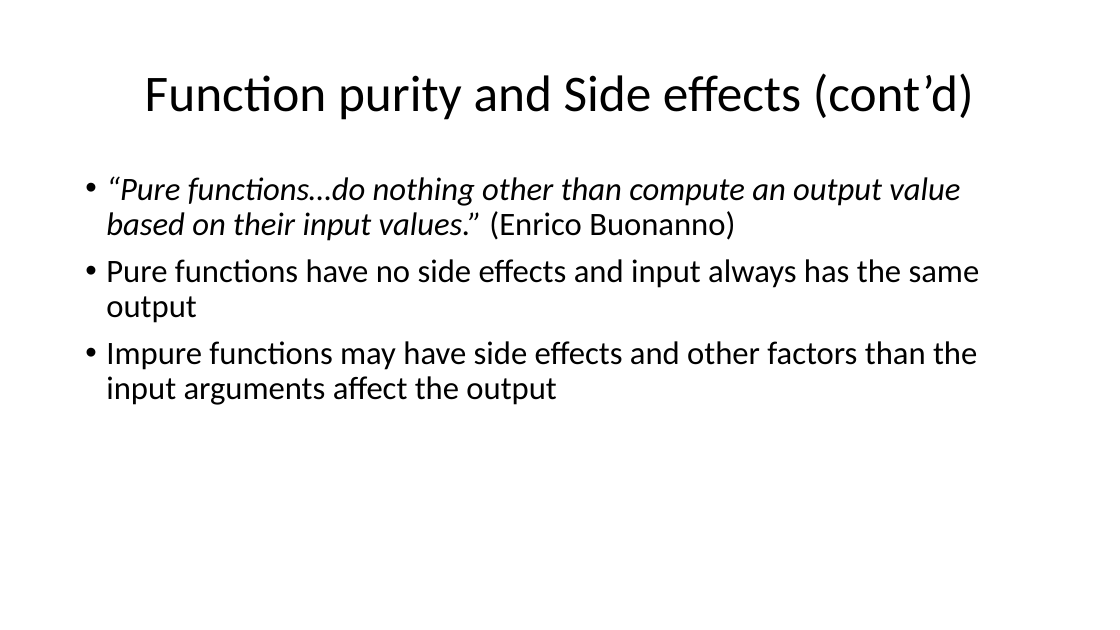
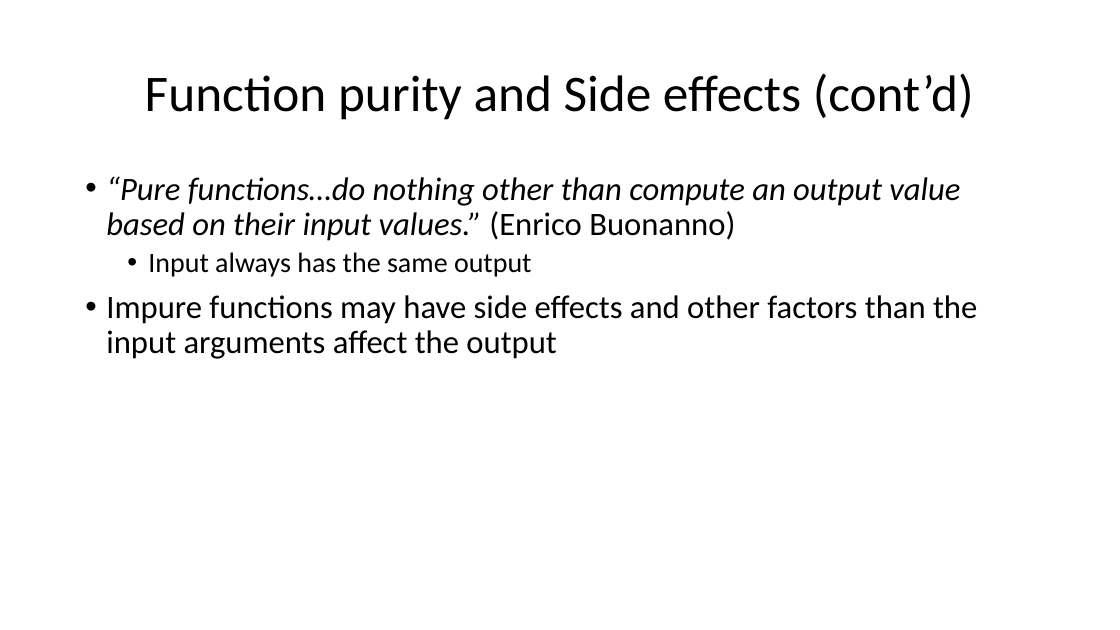
Before and after one commit to aage/fp-makes-life-easier, a slide deck: slide 7 of Presentation/FP-makes-life-easier.pptx. Drawn at 1120x630 pixels with LibreOffice and Linux fonts; fonts in the diff are those of the drawing. Boxes give left, top, right and bottom in pixels: in the first picture for what was removed or moved away, otherwise in the second. Text is boxed around its words. In the diff, an @@ line names an element or a change of style, - is before the commit and + after.

```diff
--- a/Presentation/FP-makes-life-easier.pptx
+++ b/Presentation/FP-makes-life-easier.pptx
@@ text at <box>148,252,532,277</box>: text changed; size 28 to 24 pt @@
-• Pure functions have no side effects and input always has the same output
+  • Input always has the same output
```
Also in this commit, not shown: 3 other slides changed.
